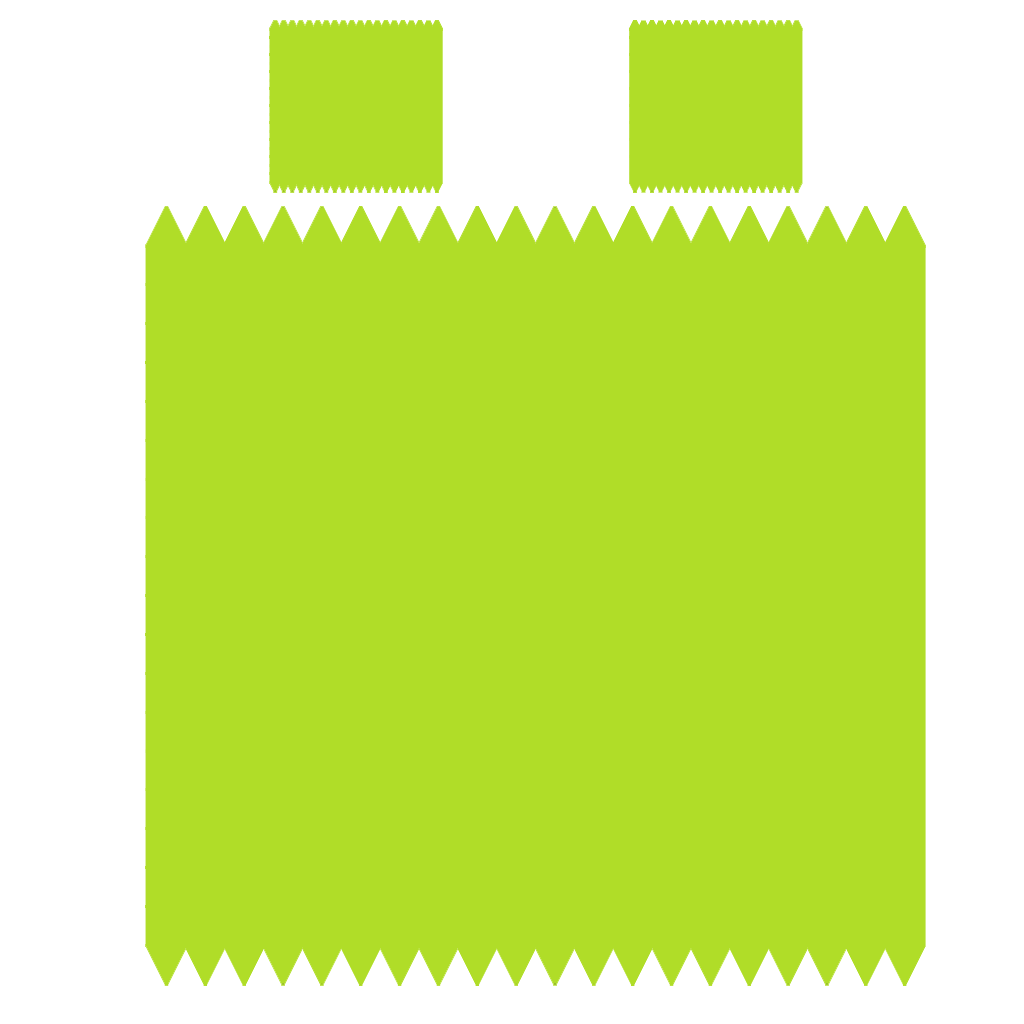
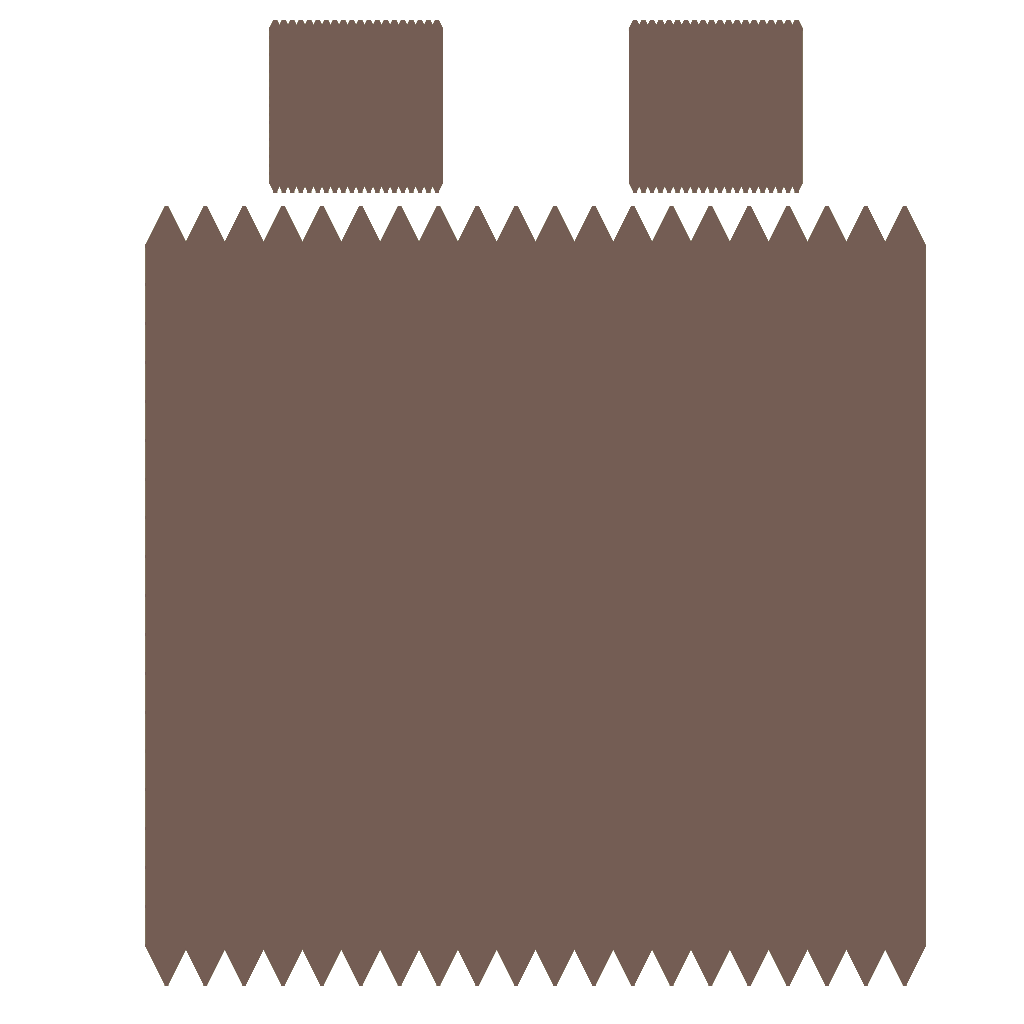
Before/after of a 1024px x 1024px layered artwork. What changed in the layer stack:
painted on "R Hand" (1st of 2, in "Base") over [628, 20, 803, 193]
painted on "L Hand" (1st of 2, in "Base") over [269, 20, 443, 193]
painted on "Body" (1st of 2, in "Base") over [145, 206, 926, 986]
